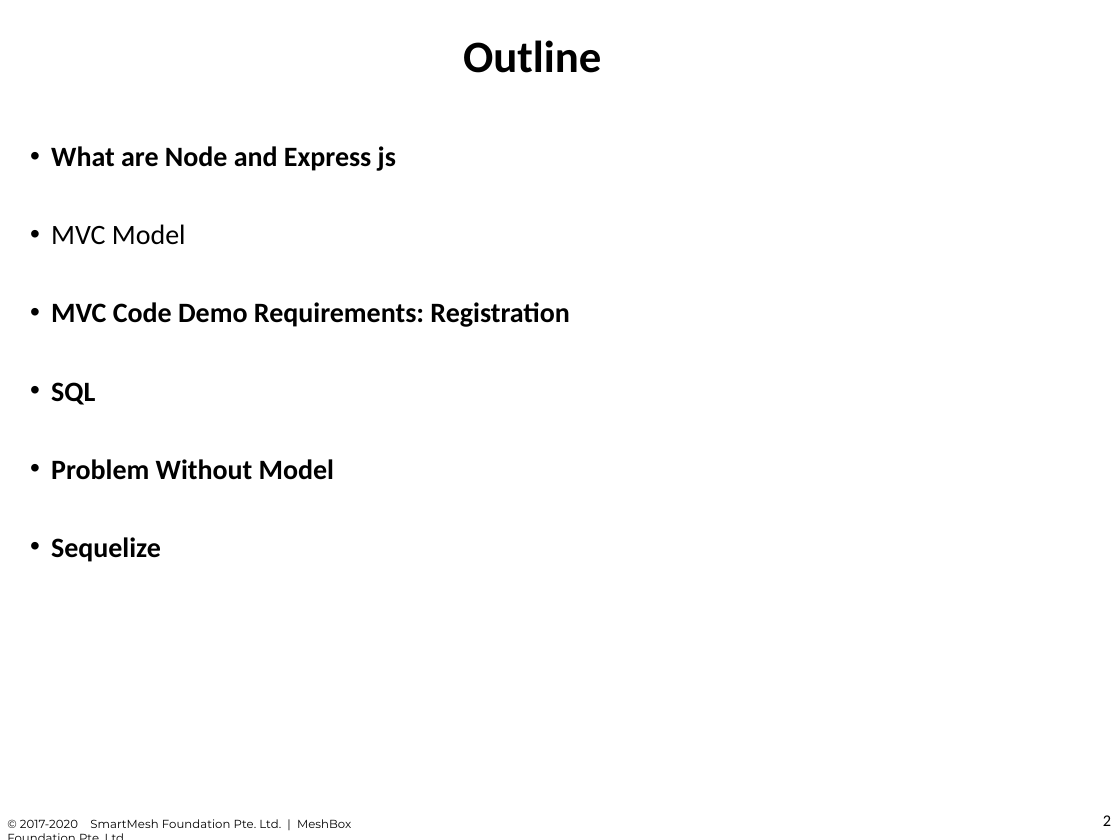
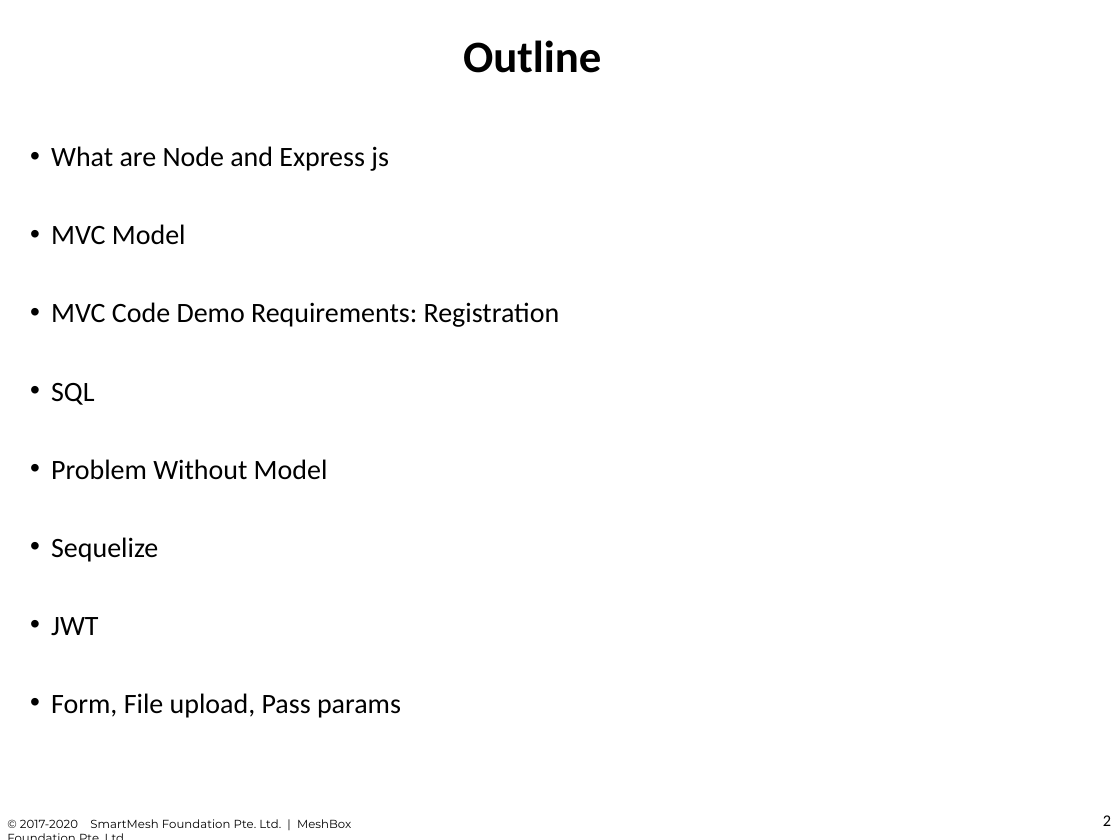
Before and after one commit to chuacw/SGUS-Slides, a slide deck: slide 2 of BCI - Day10 - Node-Express 1.pptx. Drawn at 1120x840 pixels with LibreOffice and Linux fonts; fonts in the diff are those of the drawing. Boxes give left, top, right and bottom in pixels: in the first picture for what was removed or moved away, otherwise in the second. Text is boxed around its words. In the diff, an @@ line names an element or a change of style, - is before the commit and + after.

```diff
--- a/BCI - Day10 - Node-Express 1.pptx
+++ b/BCI - Day10 - Node-Express 1.pptx
@@ text at (51,146,560,562): bold off in "What are Node and Express js", "MVC Code Demo Requirements: Registration", "SQL", "Problem Without Model" and 1 more places @@
@@ text at (51,617,401,718): paragraphs added @@
+• JWT
+• Form, File upload, Pass params
```
Also in this commit, not shown: 1 other slide changed, 3 slides added, 1 other file.
